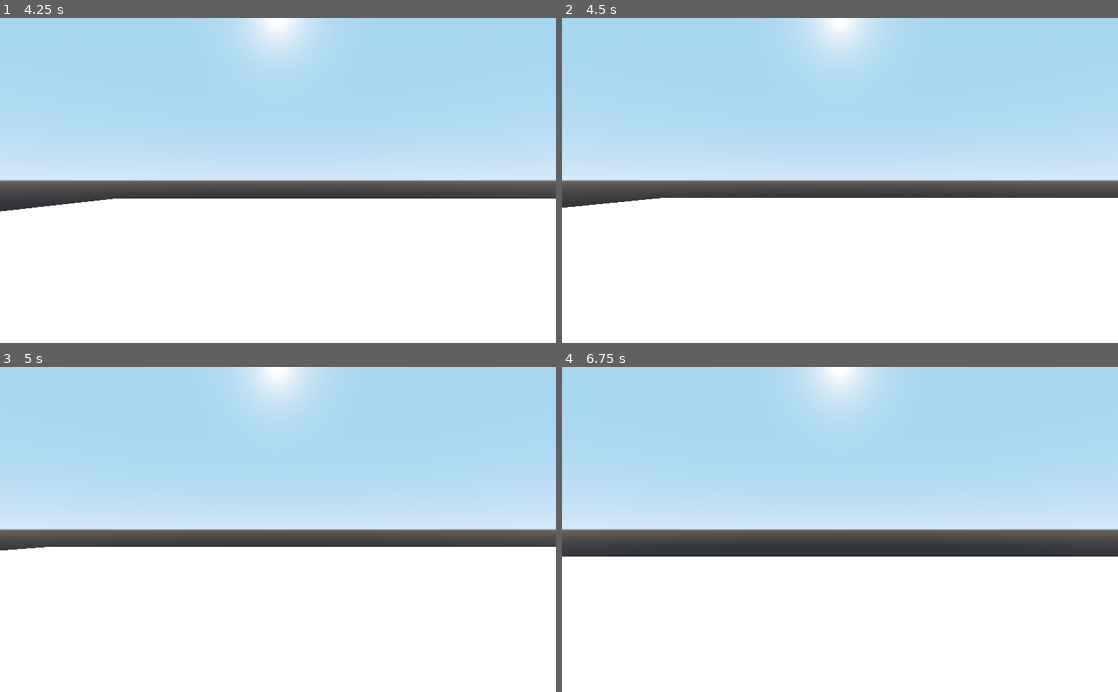
Above: before the commit, frames 1-4 (two rows, left to right).
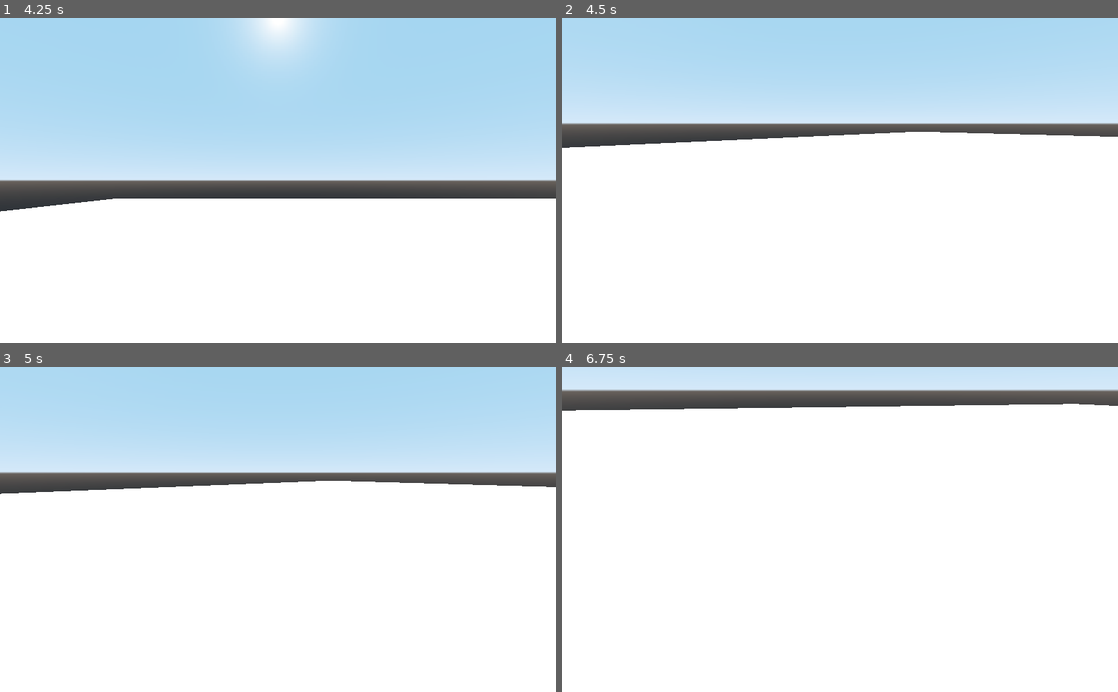
Above: after the commit, the same moments.

Repository: Harrison-Winters/FlameMan-vs-The-Snowmen
Game: Godot game, scene res://Ground.tscn
The game is run twice, just before and just after one commit, with the same random seed, the same clock (stepped at 60 frames per second) and the same inputs. This scene is started directly instead of the project's main scene.
Inputs (mouse positions are in pixels of both pictures, inside the frame that each line leads up to):
- Up to frame 1 (4.25 s): tap Enter at 0.5, 2.75 s; move the mouse to (250, 245) at 0.52 s; hold W (move_forward) 0.53-2.03 s; tap Space at 1.25, 3.5 s; move the mouse to (444, 229) at 1.27 s; move the mouse to (111, 131) at 2.02 s; hold A (move_left) 2.03-3.53 s; move the mouse to (305, 180) at 2.77 s; move the mouse to (194, 99) at 3.52 s; hold S (move_back) from 3.53 s (still down); tap Escape (mouse_escape) at 4.15 s
- Up to frame 2 (4.5 s): tap Enter at 4.25 s; move the mouse to (962, 164) at 4.27 s; release S (move_back) at 4.28 s; hold D (move_right) from 4.28 s (still down)
- Up to frame 3 (5 s): keep holding D (move_right)
- Up to frame 4 (6.75 s): move the mouse to (728, 545) at 5.02 s; release D (move_right) at 5.03 s; hold W (move_forward) 5.03-5.78 s; move the mouse to (895, 458) at 5.77 s; hold D (move_right) from 5.78 s (still down); move the mouse to (812, 594) at 6.52 s

Frame 1 is identical in both runs. In frame 2, 30% of the frame differs, in the area x 0-100%, y 0-59%; in frame 3, 30%; in frame 4, 57%.

Commit message:
UnEscape the game

Diff:
--- a/Player.gd
+++ b/Player.gd
@@ -34,8 +34,12 @@
 	direction.y = 0
 	direction = direction.normalized()
 
-	if Input.is_action_pressed("mouse_escape"):
-		Input.set_mouse_mode(Input.MOUSE_MODE_VISIBLE)
+	if Input.is_action_just_pressed("mouse_escape"):
+		if Input.get_mouse_mode() == Input.MOUSE_MODE_CAPTURED:
+			Input.set_mouse_mode(Input.MOUSE_MODE_VISIBLE)
+
+		elif Input.get_mouse_mode() == Input.MOUSE_MODE_VISIBLE:
+			Input.set_mouse_mode(Input.MOUSE_MODE_CAPTURED)
 
 	# makes the speed constatnt
 	if direction != Vector3.ZERO:
